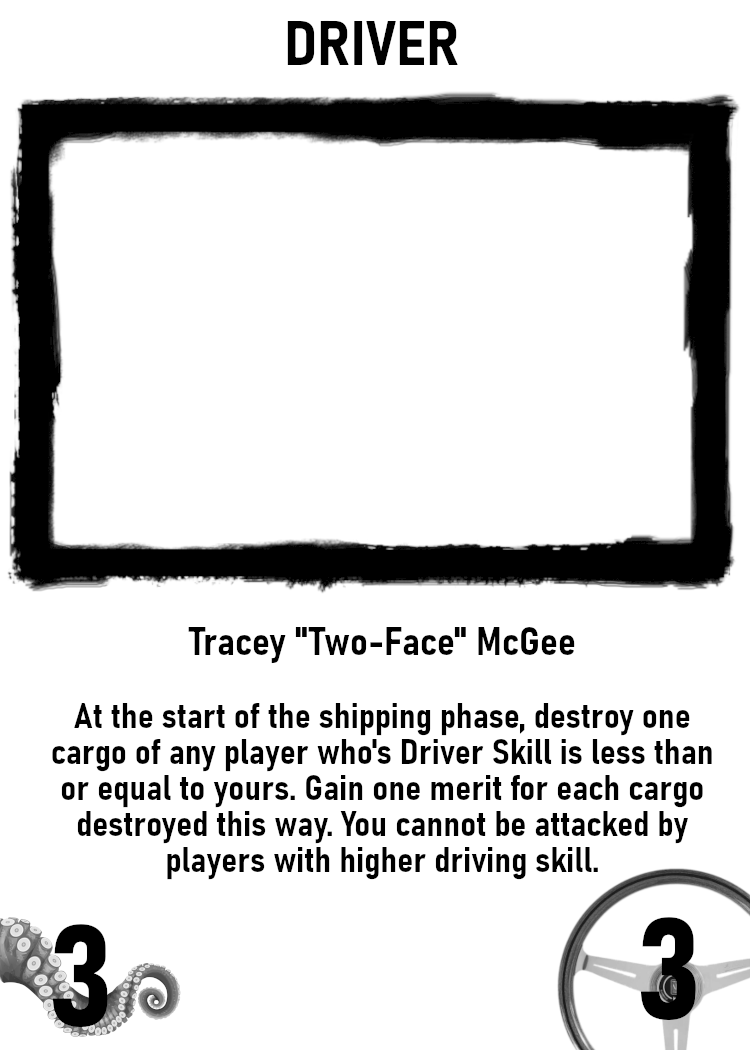
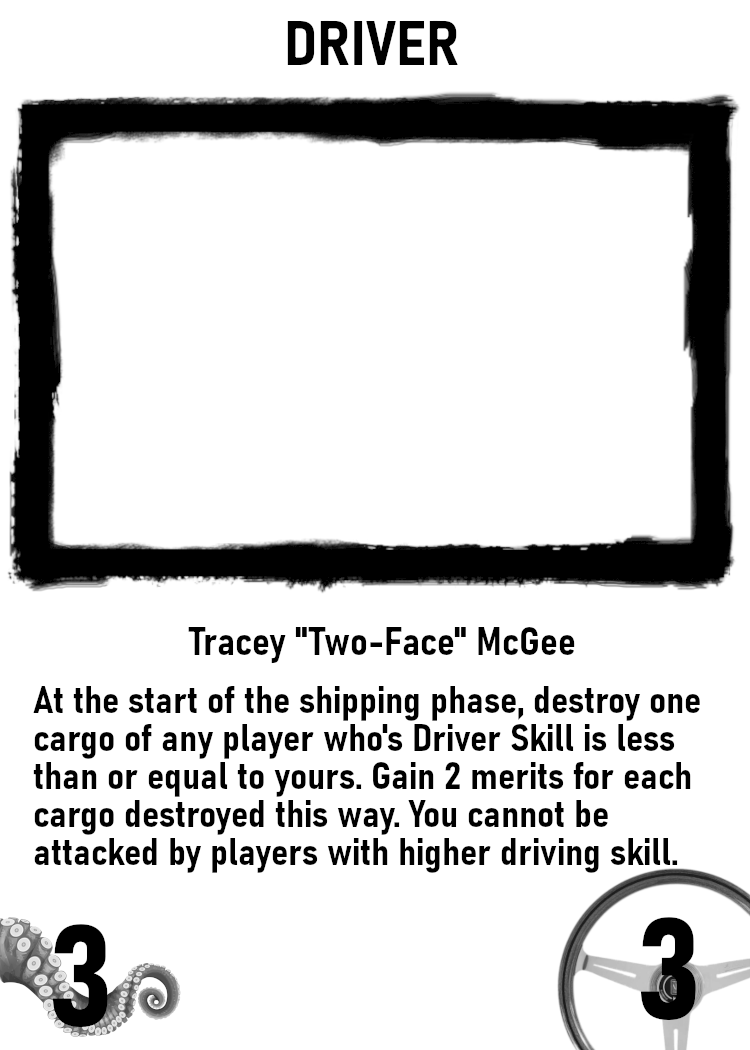
Revision of a layered 750 x 1050 image; what changed, layer by layer:
painted on "Background" over [33, 686, 712, 880]
